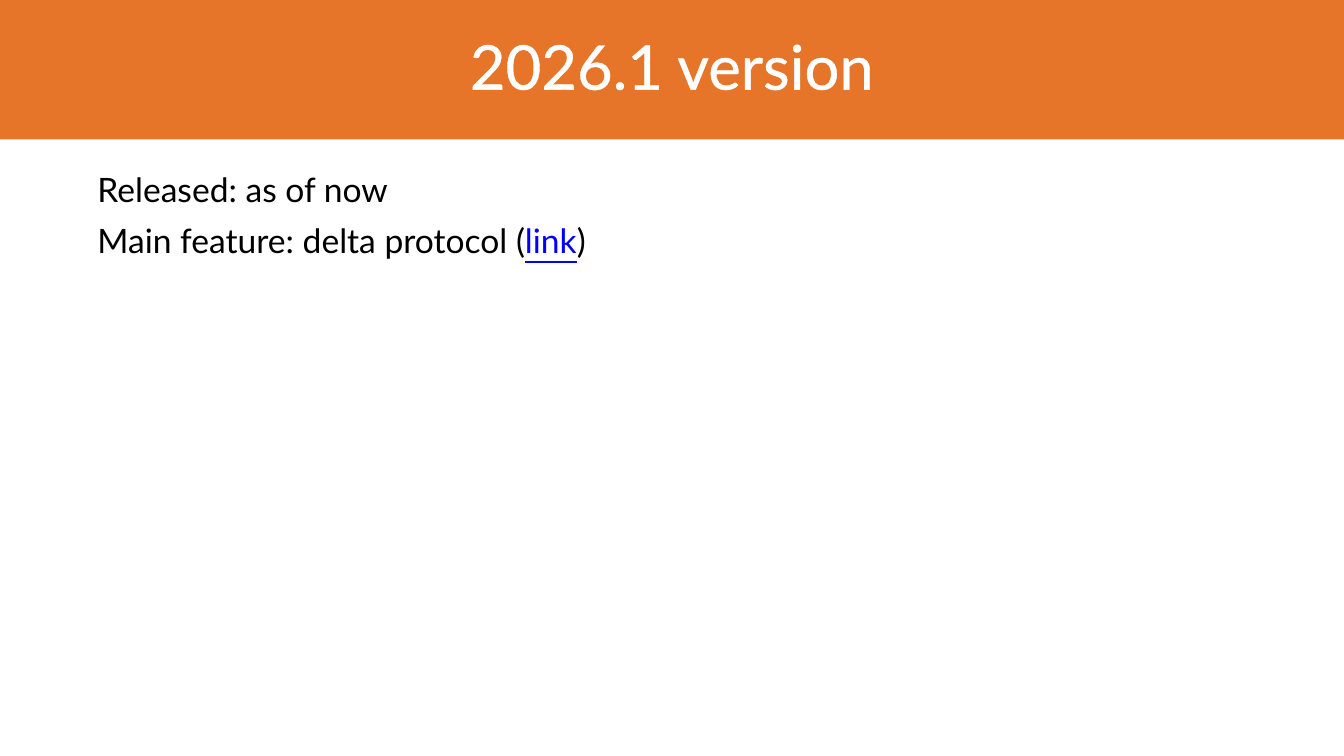
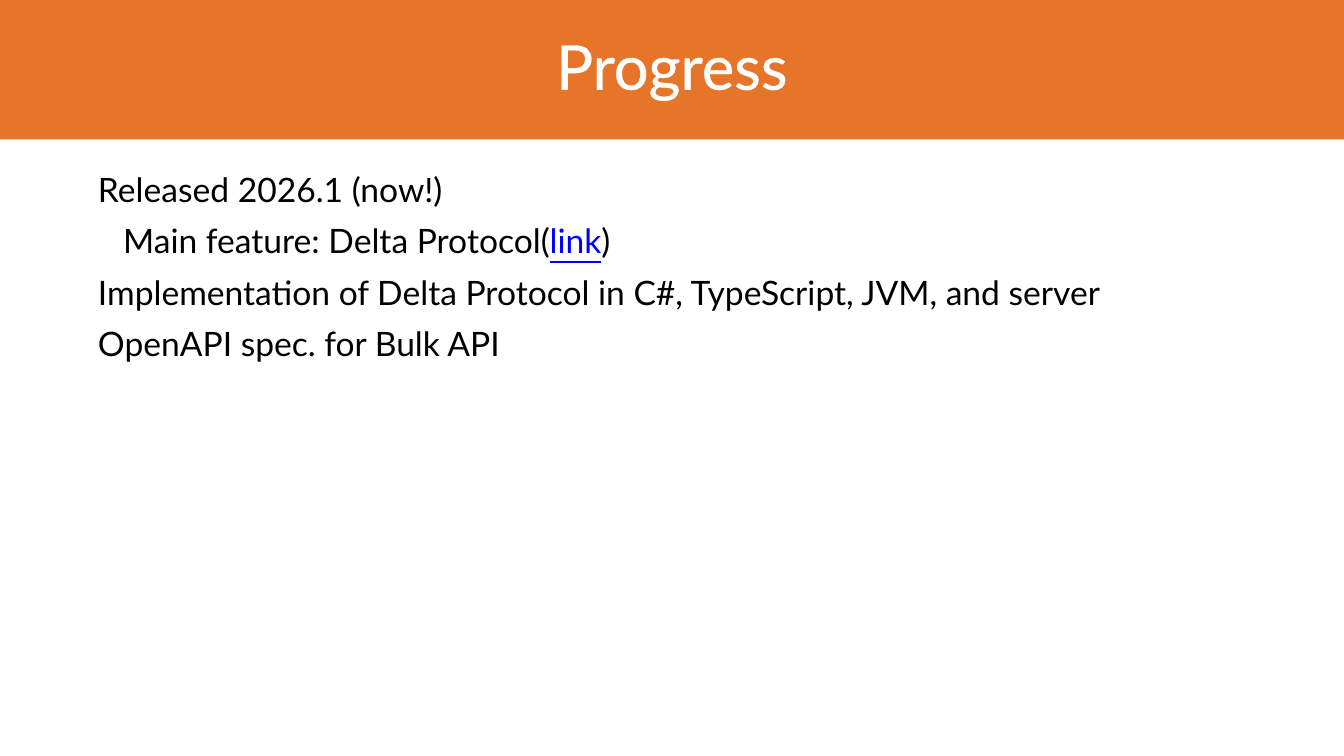
Before and after one commit to LionWeb-io/specification, a slide deck: slide 9 of conference-talks/LangDev/2026/LangDev 2026 Talk.pptx. Drawn at 1344x756 pixels with LibreOffice and Linux fonts; fonts in the diff are those of the drawing; background and template pictures are left out. Boxes give left, top, right and bottom in pixels: in the first picture for what was removed or moved away, otherwise in the second. Text is boxed around its words. In the diff, an @@ line names an element or a change of style, - is before the commit and + after.

```diff
--- a/conference-talks/LangDev/2026/LangDev 2026 Talk.pptx
+++ b/conference-talks/LangDev/2026/LangDev 2026 Talk.pptx
@@ title at (556,45,787,101): text changed @@
-2026.1 version
+Progress
@@ text at (98,176,1100,362): text changed @@
-Released: as of now
-Main feature: delta protocol (link)
+  Released 2026.1 (now!)
+    Main feature: Delta Protocol(link)
+  Implementation of Delta Protocol in C#, TypeScript, JVM, and server
+  OpenAPI spec. for Bulk API
```
Also in this commit, not shown: 5 other slides changed, 1 slide added, 1 other file.
